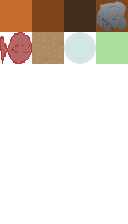
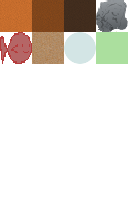
Before/after of a 128×224 layered artwork. What changed in the layer stack:
painted on "rock-drawn" over [95, 0, 128, 32]
painted on "Background" over [96, 0, 128, 32]
